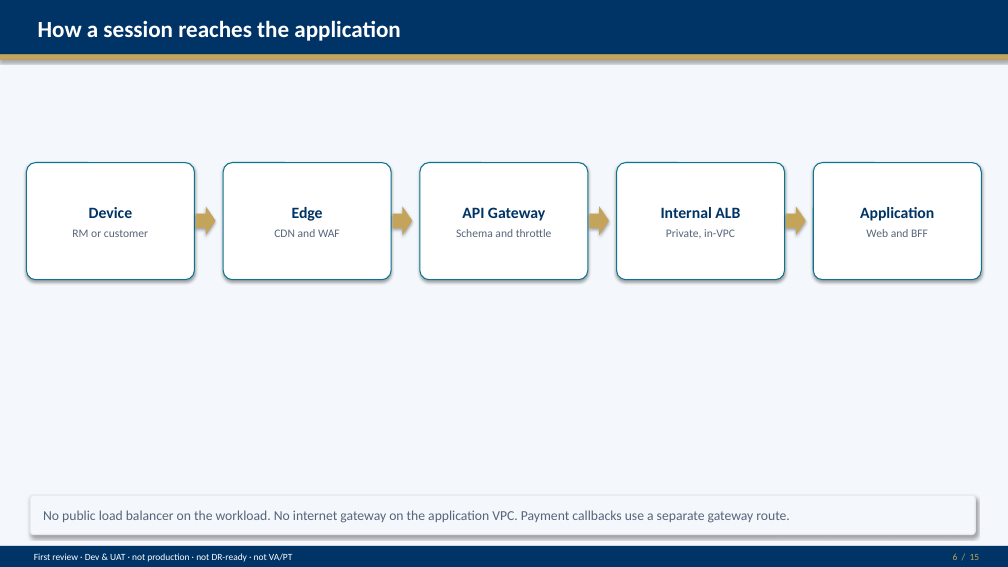
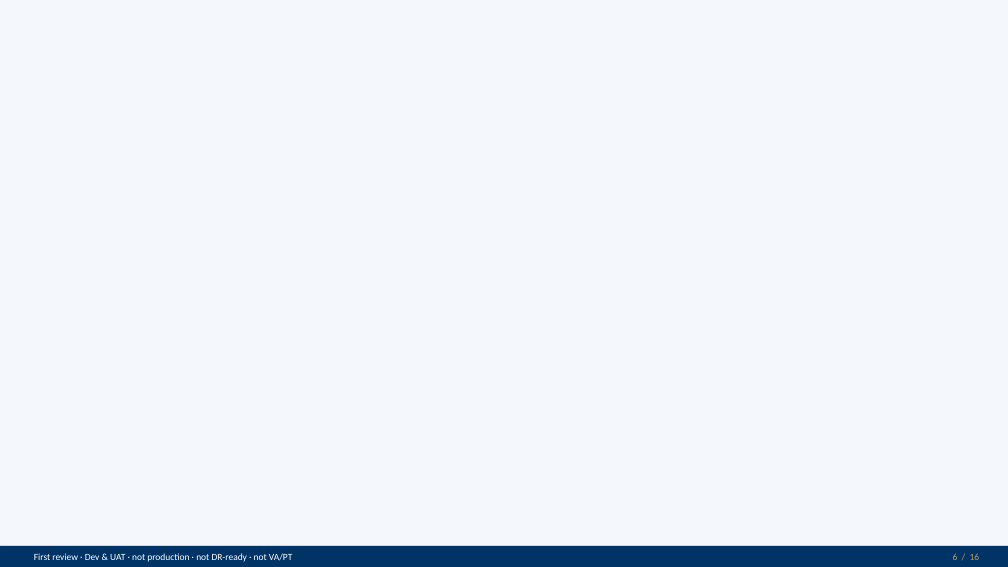
Before and after one commit to Mahesh38/bank-insurance-platform, a slide deck: slide 6 of docs/architecture/arb-prerequisites/exports/AU-NIP-R0-ARB-First-Review-DEV-UAT-2026-09-14.pptx. Drawn at 1008x567 pixels with LibreOffice and Linux fonts; fonts in the diff are those of the drawing; background and template pictures are left out; a plain dark background stands for a picture behind light text. Boxes give left, top, right and bottom in pixels: in the first picture for what was removed or moved away, otherwise in the second. Text is boxed around its words. In the diff, an @@ line names an element or a change of style, - is before the commit and + after.

```diff
--- a/docs/architecture/arb-prerequisites/exports/AU-NIP-R0-ARB-First-Review-DEV-UAT-2026-09-14.pptx
+++ b/docs/architecture/arb-prerequisites/exports/AU-NIP-R0-ARB-First-Review-DEV-UAT-2026-09-14.pptx
@@ background #FFFFFF to picture (left out) @@
@@ rectangle removed at (0,0,1008,54) @@
@@ text removed at (38,20,400,41) @@
-How a session reaches the application
@@ rectangle removed at (0,54,1008,60) @@
@@ rounded rectangle removed at (26,163,194,280) @@
-Device
-RM or customer
@@ rounded rectangle removed at (223,163,391,280) @@
-Edge
-CDN and WAF
@@ rounded rectangle removed at (420,163,588,280) @@
-API Gateway
-Schema and throttle
@@ rounded rectangle removed at (617,163,785,280) @@
-Internal ALB
-Private, in-VPC
@@ rounded rectangle removed at (814,163,982,280) @@
-Application
-Web and BFF
@@ right arrow removed at (196,206,216,235) @@
@@ right arrow removed at (392,206,412,235) @@
@@ right arrow removed at (590,206,609,235) @@
@@ right arrow removed at (786,206,806,235) @@
@@ rounded rectangle removed at (30,495,975,535) @@
-No public load balancer on the workload. No internet gateway on the application VPC. Payment callbacks use a separate gateway route.
```
Also in this commit, not shown: 12 other slides changed, 3 slides added, 2 slides removed, 10 other files.
